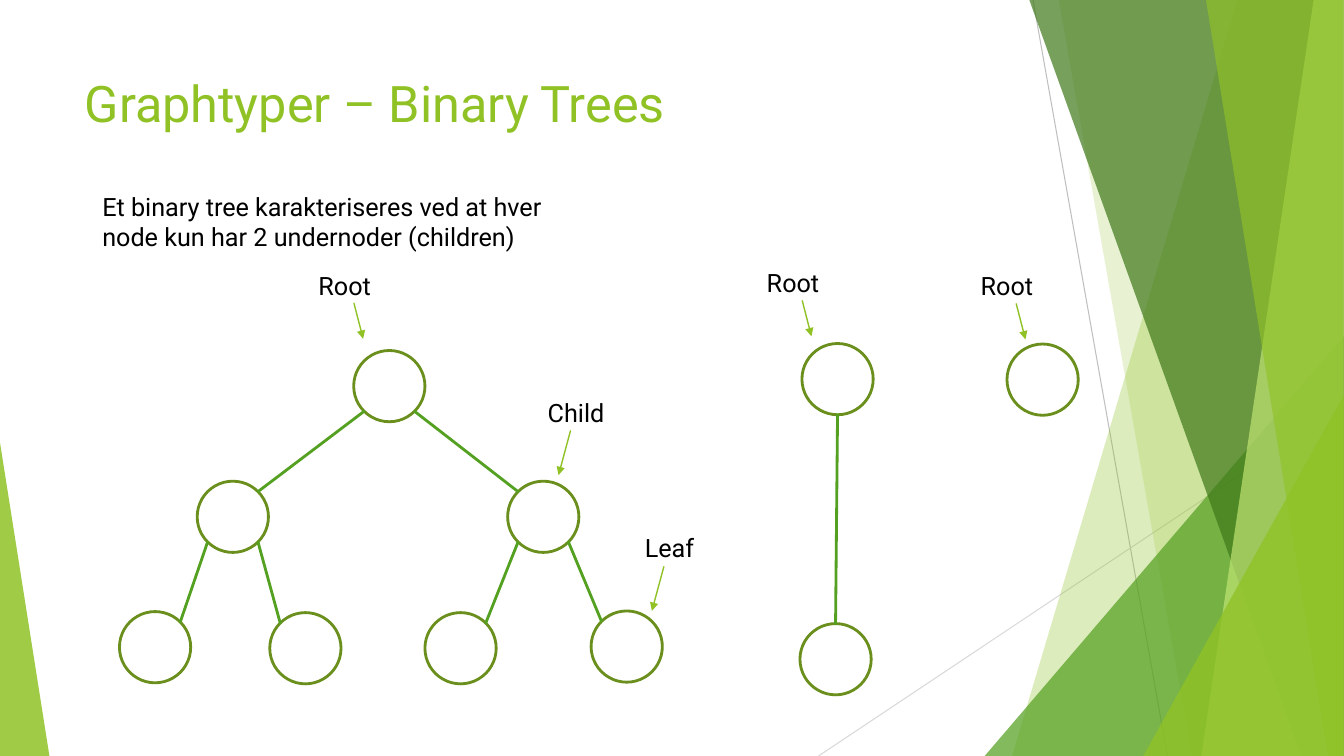
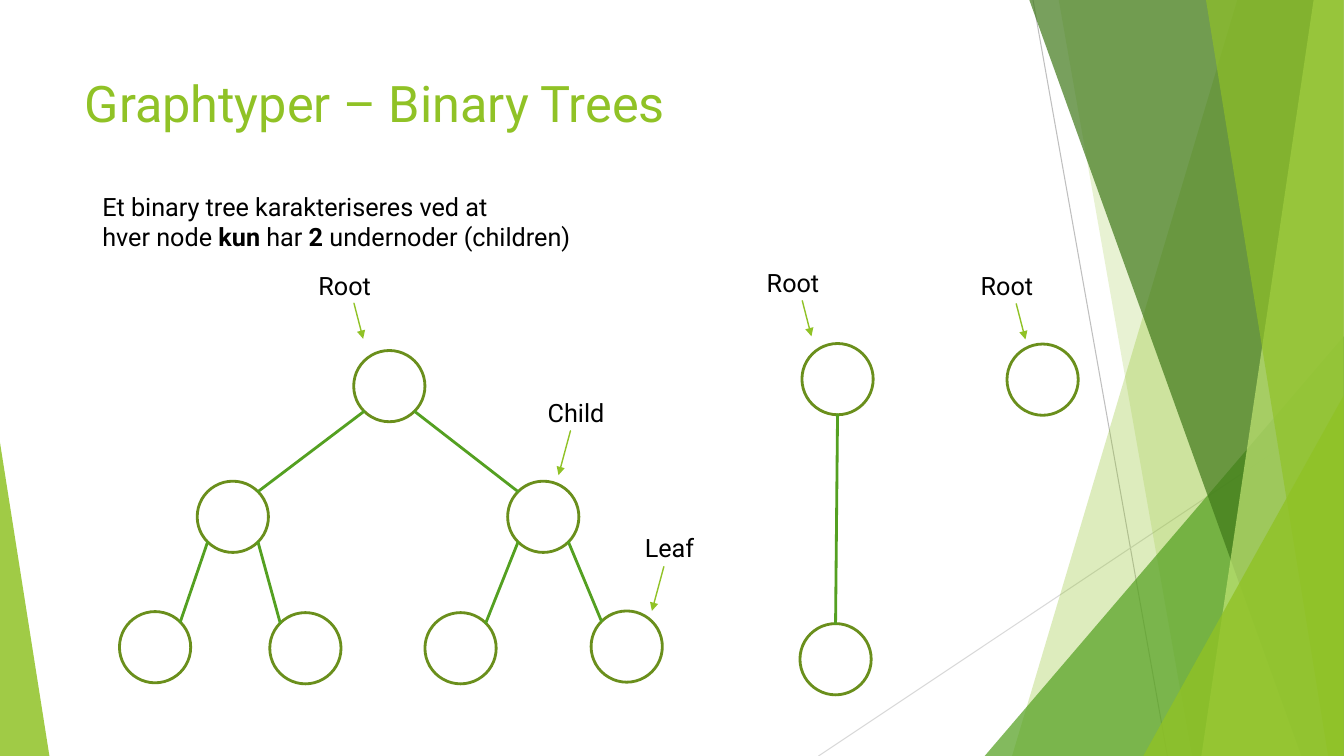
Before and after one commit to FaderVader/CPH_Afgangsprojekt_2022, a slide deck: slide 9 of LogSearcher.pptx. Drawn at 1344x756 pixels with LibreOffice and Linux fonts; fonts in the diff are those of the drawing. Boxes give left, top, right and bottom in pixels: in the first picture for what was removed or moved away, otherwise in the second. Text is boxed around its words. In the diff, an @@ line names an element or a change of style, - is before the commit and + after.

```diff
--- a/LogSearcher.pptx
+++ b/LogSearcher.pptx
@@ text at <box>102,197,570,252</box>: text changed @@
-Et binary tree karakteriseres ved at hver node kun har 2 undernoder (children)
+Et binary tree karakteriseres ved at
+hver node kun har 2 undernoder (children)
```
Also in this commit, not shown: 1 other slide changed, 1 slide added, 1 slide removed.
